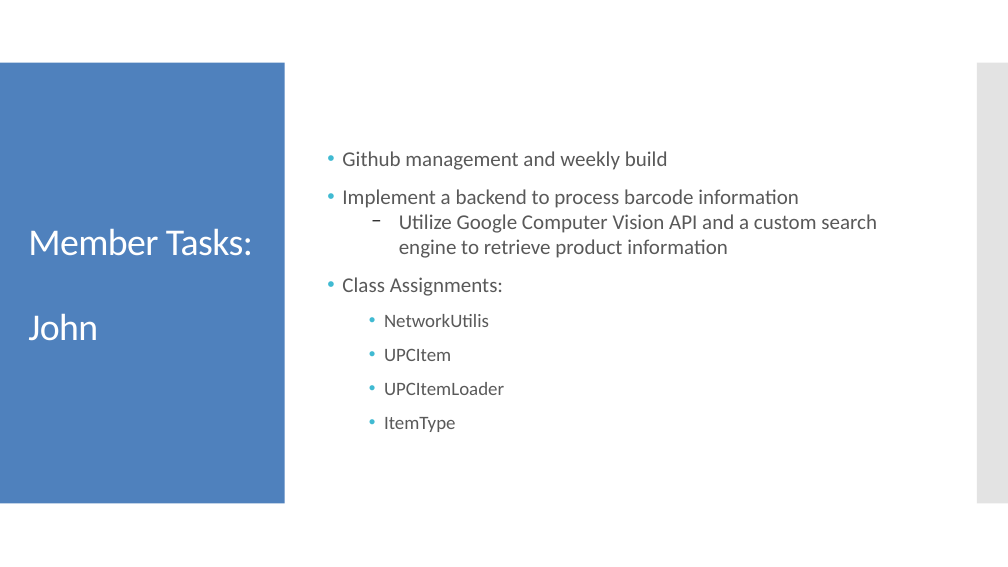
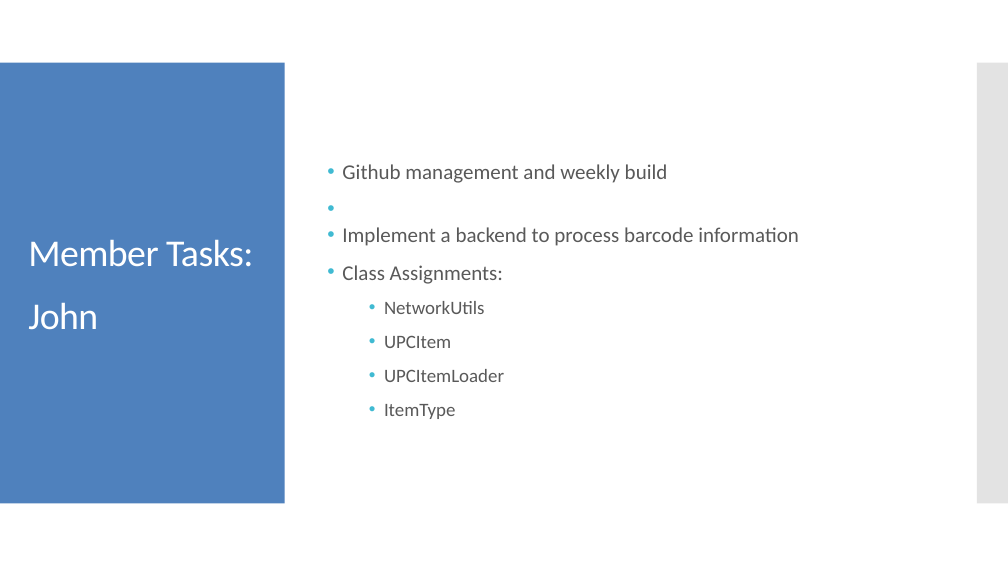
Before and after one commit to uml-app1-2016/Fridge-Friend, a slide deck: slide 8 of Fridge Friend.pptx (slide 4 before the commit). Drawn at 1008x567 pixels with LibreOffice and Linux fonts; fonts in the diff are those of the drawing. Boxes give left, top, right and bottom in pixels: in the first picture for what was removed or moved away, otherwise in the second. Text is boxed around its words. In the diff, an @@ line names an element or a change of style, - is before the commit and + after.

Commit message:
updated presentation

```diff
--- a/Fridge Friend.pptx
+++ b/Fridge Friend.pptx
@@ text at <box>28,239,253,330</box>: text changed @@
-Member Tasks:
-John
+Member Tasks:
+John
@@ text at <box>342,227,799,246</box>: line spacing 1.5 to 1 @@
@@ text at <box>399,214,877,258</box>: paragraph removed @@
-  − Utilize Google Computer Vision API and a custom search engine to retrieve product information
@@ text at <box>384,301,485,314</box>: text changed @@
-  • NetworkUtilis
+  • NetworkUtils
```
Also in this commit, not shown: 3 other slides changed, 4 slides added.
